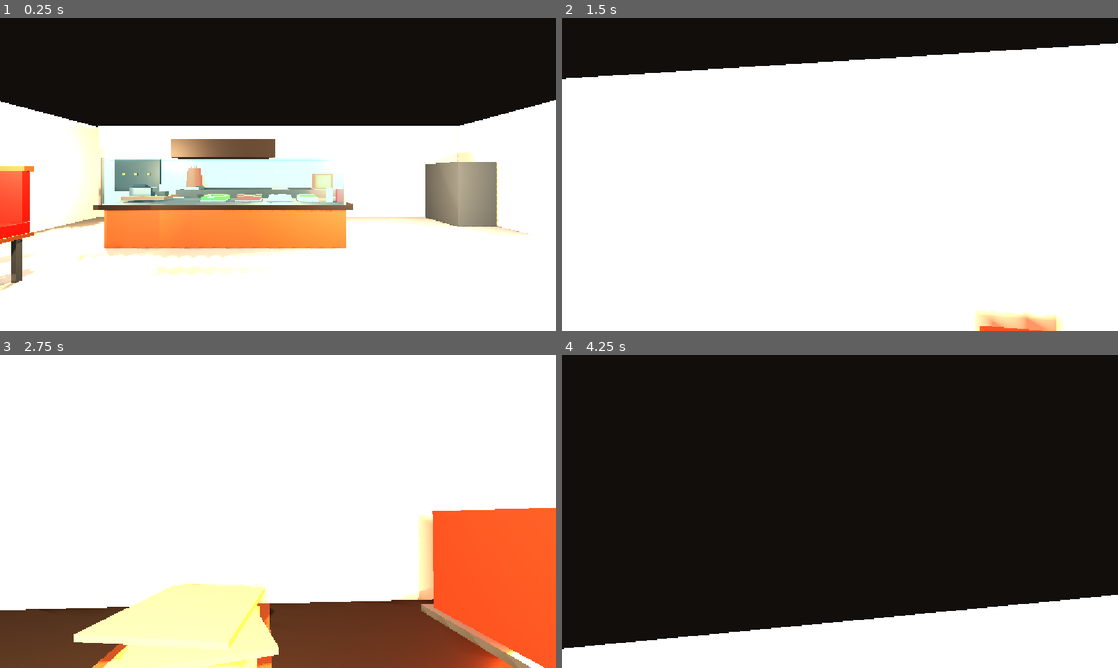
Above: before the commit, frames 1-4 (two rows, left to right).
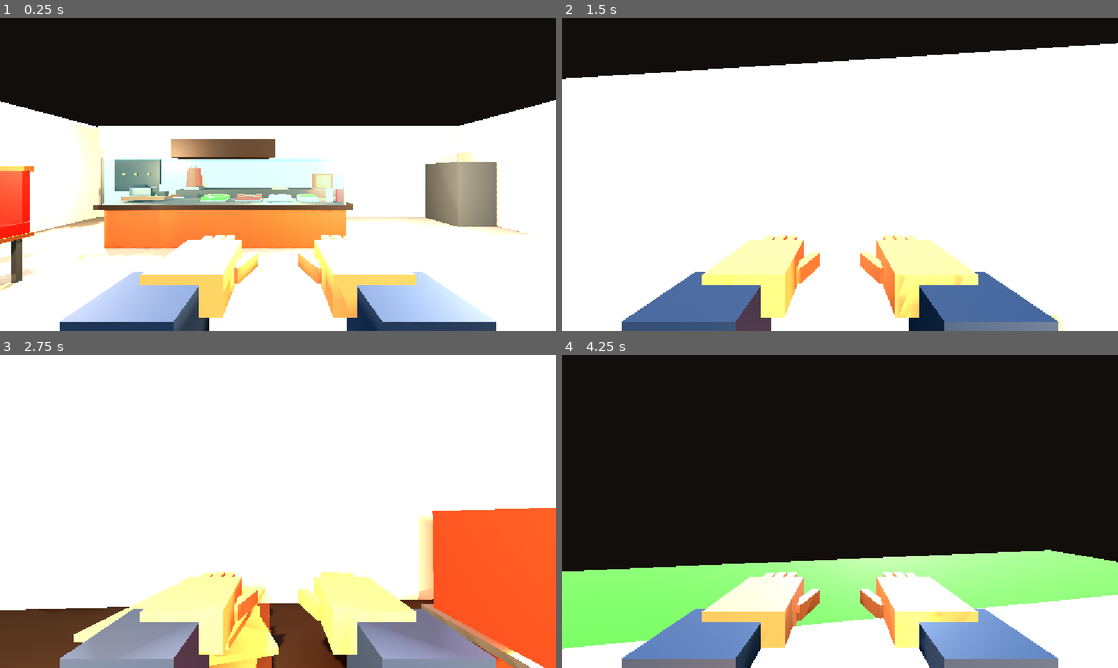
Above: after the commit, the same moments.

Repository: leon-beyleroglu/kebabcity
Game: Godot game, scene res://kebab_shop.tscn
Two runs of this game, one before a commit and one after it. Both use one fixed random seed, a clock stepped at 60 frames per second and the inputs below.
Inputs (mouse positions are in pixels of both pictures, inside the frame that each line leads up to):
- Up to frame 1 (0.25 s): no input
- Up to frame 2 (1.5 s): tap Enter at 0.5 s; move the mouse to (867, 174) at 0.52 s; hold Shift (sprint) 0.53-1.28 s; hold W (move_forward) from 0.53 s (still down); click (867, 174) at 0.67 s; tap Space (jump) at 0.77 s; move the mouse to (812, 174) at 1.27 s; tap Shift (sprint) at 1.35 s; click (812, 174) at 1.42 s
- Up to frame 3 (2.75 s): keep holding W (move_forward); tap Space (jump) at 1.52 s; move the mouse to (289, 505) at 2.02 s; hold Shift (sprint) from 2.03 s (still down); click (289, 505) at 2.17 s
- Up to frame 4 (4.25 s): keep holding W (move_forward); tap Space (jump) at 2.75, 3.02, 3.77 s; move the mouse to (834, 517) at 2.77 s; release Shift (sprint) at 2.78 s; tap Shift (sprint) at 2.85 s; click (834, 517) at 2.92 s; move the mouse to (878, 514) at 3.52 s; hold Shift (sprint) from 3.53 s (still down); click (878, 514) at 3.67 s

The runs differ from the first frame. In frame 1, 11% of the frame differs, in the area x 10-90%, y 69-100%; in frame 2, 13%; in frame 3, 12%; in frame 4, 26%, in the area x 0-100%, y 62-100%.

Commit message:
hand

Diff:
--- a/kebab_shop.tscn
+++ b/kebab_shop.tscn
@@ -114,6 +114,62 @@
 radius = 0.45
 height = 2.356006
 
+[sub_resource type="StandardMaterial3D" id="MatSleeve"]
+albedo_color = Color(0.045, 0.12, 0.22, 1)
+roughness = 0.76
+
+[sub_resource type="BoxMesh" id="HandArmMesh"]
+size = Vector3(0.24, 0.42, 0.22)
+
+[sub_resource type="StandardMaterial3D" id="MatSkin"]
+albedo_color = Color(0.72, 0.42, 0.25, 1)
+roughness = 0.72
+
+[sub_resource type="BoxMesh" id="HandPalmMesh"]
+size = Vector3(0.23, 0.12, 0.3)
+
+[sub_resource type="BoxMesh" id="HandFingerMesh"]
+size = Vector3(0.042, 0.055, 0.18)
+
+[sub_resource type="BoxMesh" id="PlayerTorsoMesh"]
+size = Vector3(0.62, 0.82, 0.34)
+
+[sub_resource type="StandardMaterial3D" id="MatRed"]
+albedo_color = Color(0.55, 0.06, 0.035, 1)
+roughness = 0.55
+
+[sub_resource type="BoxMesh" id="PlayerApronMesh"]
+size = Vector3(0.4, 0.53, 0.045)
+
+[sub_resource type="SphereMesh" id="PlayerHeadMesh"]
+radius = 0.19
+height = 0.38
+radial_segments = 16
+rings = 8
+
+[sub_resource type="StandardMaterial3D" id="MatHair"]
+albedo_color = Color(0.045, 0.025, 0.018, 1)
+roughness = 0.92
+
+[sub_resource type="SphereMesh" id="PlayerHairMesh"]
+radius = 0.195
+height = 0.18
+radial_segments = 16
+rings = 6
+
+[sub_resource type="CapsuleMesh" id="PlayerLimbMesh"]
+radius = 0.105
+height = 0.78
+radial_segments = 12
+rings = 6
+
+[sub_resource type="StandardMaterial3D" id="MatTrousers"]
+albedo_color = Color(0.06, 0.08, 0.11, 1)
+roughness = 0.8
+
+[sub_resource type="BoxMesh" id="PlayerShoeMesh"]
+size = Vector3(0.22, 0.12, 0.34)
+
 [sub_resource type="StandardMaterial3D" id="MatDark"]
 albedo_color = Color(0.12, 0.1, 0.09, 1)
 metallic = 0.25
@@ -323,9 +379,39 @@
 material = SubResource("MatMetal")
 size = Vector3(1.8280029, 1.4751419, 1)
 
-[sub_resource type="StandardMaterial3D" id="MatRed"]
-albedo_color = Color(0.55, 0.06, 0.035, 1)
-roughness = 0.55
+[sub_resource type="StandardMaterial3D" id="MatAsphalt"]
+albedo_color = Color(0.075, 0.08, 0.09, 1)
+roughness = 0.94
+
+[sub_resource type="StandardMaterial3D" id="MatConcrete"]
+albedo_color = Color(0.42, 0.43, 0.43, 1)
+roughness = 0.88
+
+[sub_resource type="StandardMaterial3D" id="MatStreetLine"]
+albedo_color = Color(0.92, 0.72, 0.18, 1)
+roughness = 0.58
+
+[sub_resource type="StandardMaterial3D" id="MatCityFacade"]
+albedo_color = Color(0.48, 0.3, 0.19, 1)
+roughness = 0.82
+
+[sub_resource type="StandardMaterial3D" id="MatCityWindow"]
+albedo_color = Color(0.06, 0.24, 0.38, 1)
+metallic = 0.25
+roughness = 0.18
+
+[sub_resource type="StandardMaterial3D" id="MatCarBlue"]
+albedo_color = Color(0.035, 0.17, 0.45, 1)
+metallic = 0.55
+roughness = 0.28
+
+[sub_resource type="StandardMaterial3D" id="MatLeaf"]
+albedo_color = Color(0.08, 0.28, 0.1, 1)
+roughness = 0.9
+
+[sub_resource type="StandardMaterial3D" id="MatGrass"]
+albedo_color = Color(0.12, 0.34, 0.09, 1)
+roughness = 0.95
 
 [node name="KebabShop" type="Node3D" unique_id=559436482]
 
@@ -561,6 +647,131 @@
 [node name="Camera3D" type="Camera3D" parent="Player" unique_id=1888410181]
 transform = Transform3D(1, 0, 0, 0, 1, 0, 0, 0, 1, 0, 0.7549808, 0)
 current = true
+
+[node name="FirstPersonHands" type="Node3D" parent="Player/Camera3D" unique_id=967626768]
+
+[node name="LinkerArm" type="MeshInstance3D" parent="Player/Camera3D/FirstPersonHands" unique_id=1617559517]
+transform = Transform3D(1, 0, 0, 0, 1, 0, 0, 0, 1, -0.34, -0.52, -0.54)
+material_override = SubResource("MatSleeve")
+mesh = SubResource("HandArmMesh")
+
+[node name="LinkeHand" type="MeshInstance3D" parent="Player/Camera3D/FirstPersonHands" unique_id=66372260]
+transform = Transform3D(1, 0, 0, 0, 1, 0, 0, 0, 1, -0.27, -0.34, -0.72)
+material_override = SubResource("MatSkin")
+mesh = SubResource("HandPalmMesh")
+
+[node name="LinkerFinger1" type="MeshInstance3D" parent="Player/Camera3D/FirstPersonHands" unique_id=1543065741]
+transform = Transform3D(1, 0, 0, 0, 1, 0, 0, 0, 1, -0.35, -0.34, -0.94)
+material_override = SubResource("MatSkin")
+mesh = SubResource("HandFingerMesh")
+
+[node name="LinkerFinger2" type="MeshInstance3D" parent="Player/Camera3D/FirstPersonHands" unique_id=2034303072]
+transform = Transform3D(1, 0, 0, 0, 1, 0, 0, 0, 1, -0.295, -0.34, -0.96)
+material_override = SubResource("MatSkin")
+mesh = SubResource("HandFingerMesh")
+
+[node name="LinkerFinger3" type="MeshInstance3D" parent="Player/Camera3D/FirstPersonHands" unique_id=1770769281]
+transform = Transform3D(1, 0, 0, 0, 1, 0, 0, 0, 1, -0.24, -0.34, -0.96)
+material_override = SubResource("MatSkin")
+mesh = SubResource("HandFingerMesh")
+
+[node name="LinkerDaumen" type="MeshInstance3D" parent="Player/Camera3D/FirstPersonHands" unique_id=537093791]
+transform = Transform3D(0.82, 0, -0.32, 0, 1, 0, 0.32, 0, 0.82, -0.13, -0.36, -0.8)
+material_override = SubResource("MatSkin")
+mesh = SubResource("HandFingerMesh")
+
+[node name="RechterArm" type="MeshInstance3D" parent="Player/Camera3D/FirstPersonHands" unique_id=1717171952]
+transform = Transform3D(1, 0, 0, 0, 1, 0, 0, 0, 1, 0.34, -0.52, -0.54)
+material_override = SubResource("MatSleeve")
+mesh = SubResource("HandArmMesh")
+
+[node name="RechteHand" type="MeshInstance3D" parent="Player/Camera3D/FirstPersonHands" unique_id=987742488]
+transform = Transform3D(1, 0, 0, 0, 1, 0, 0, 0, 1, 0.27, -0.34, -0.72)
+material_override = SubResource("MatSkin")
+mesh = SubResource("HandPalmMesh")
+
+[node name="RechterFinger1" type="MeshInstance3D" parent="Player/Camera3D/FirstPersonHands" unique_id=1325339309]
+transform = Transform3D(1, 0, 0, 0, 1, 0, 0, 0, 1, 0.35, -0.34, -0.94)
+material_override = SubResource("MatSkin")
+mesh = SubResource("HandFingerMesh")
+
+[node name="RechterFinger2" type="MeshInstance3D" parent="Player/Camera3D/FirstPersonHands" unique_id=1685717400]
+transform = Transform3D(1, 0, 0, 0, 1, 0, 0, 0, 1, 0.295, -0.34, -0.96)
+material_override = SubResource("MatSkin")
+mesh = SubResource("HandFingerMesh")
+
+[node name="RechterFinger3" type="MeshInstance3D" parent="Player/Camera3D/FirstPersonHands" unique_id=1528437063]
+transform = Transform3D(1, 0, 0, 0, 1, 0, 0, 0, 1, 0.24, -0.34, -0.96)
+material_override = SubResource("MatSkin")
+mesh = SubResource("HandFingerMesh")
+
+[node name="RechterDaumen" type="MeshInstance3D" parent="Player/Camera3D/FirstPersonHands" unique_id=900369773]
+transform = Transform3D(0.82, 0, 0.32, 0, 1, 0, -0.32, 0, 0.82, 0.13, -0.36, -0.8)
+material_override = SubResource("MatSkin")
+mesh = SubResource("HandFingerMesh")
+
+[node name="EigenesAvatarModell" type="Node3D" parent="Player" unique_id=10809920]
+visible = false
+
+[node name="Koerper" type="MeshInstance3D" parent="Player/EigenesAvatarModell" unique_id=740175213]
+transform = Transform3D(1, 0, 0, 0, 1, 0, 0, 0, 1, 0, -0.1, 0)
+material_override = SubResource("MatSleeve")
+mesh = SubResource("PlayerTorsoMesh")
+
+[node name="Schuerze" type="MeshInstance3D" parent="Player/EigenesAvatarModell" unique_id=1882910461]
+transform = Transform3D(1, 0, 0, 0, 1, 0, 0, 0, 1, 0, -0.2, -0.195)
+material_override = SubResource("MatRed")
+mesh = SubResource("PlayerApronMesh")
+
+[node name="Kopf" type="MeshInstance3D" parent="Player/EigenesAvatarModell" unique_id=99262893]
+transform = Transform3D(1, 0, 0, 0, 1, 0, 0, 0, 1, 0, 0.54, 0)
+material_override = SubResource("MatSkin")
+mesh = SubResource("PlayerHeadMesh")
+
+[node name="Haare" type="MeshInstance3D" parent="Player/EigenesAvatarModell" unique_id=316751109]
+transform = Transform3D(1, 0, 0, 0, 1, 0, 0, 0, 1, 0, 0.69, 0.01)
+material_override = SubResource("MatHair")
+mesh = SubResource("PlayerHairMesh")
+
+[node name="ArmLinks" type="MeshInstance3D" parent="Player/EigenesAvatarModell" unique_id=796374257]
+transform = Transform3D(1, 0, 0, 0, 1, 0, 0, 0, 1, -0.39, -0.16, 0)
+material_override = SubResource("MatSleeve")
+mesh = SubResource("PlayerLimbMesh")
+
+[node name="ArmRechts" type="MeshInstance3D" parent="Player/EigenesAvatarModell" unique_id=1326822488]
+transform = Transform3D(1, 0, 0, 0, 1, 0, 0, 0, 1, 0.39, -0.16, 0)
+material_override = SubResource("MatSleeve")
+mesh = SubResource("PlayerLimbMesh")
+
+[node name="HandLinks" type="MeshInstance3D" parent="Player/EigenesAvatarModell" unique_id=245124442]
+transform = Transform3D(0.13, 0, 0, 0, 0.13, 0, 0, 0, 0.13, -0.39, -0.61, 0)
+material_override = SubResource("MatSkin")
+mesh = SubResource("BoxSmall")
+
+[node name="HandRechts" type="MeshInstance3D" parent="Player/EigenesAvatarModell" unique_id=577726151]
+transform = Transform3D(0.13, 0, 0, 0, 0.13, 0, 0, 0, 0.13, 0.39, -0.61, 0)
+material_override = SubResource("MatSkin")
+mesh = SubResource("BoxSmall")
+
+[node name="BeinLinks" type="MeshInstance3D" parent="Player/EigenesAvatarModell" unique_id=1434452334]
+transform = Transform3D(1, 0, 0, 0, 1, 0, 0, 0, 1, -0.17, -0.78, 0)
+material_override = SubResource("MatTrousers")
+mesh = SubResource("PlayerLimbMesh")
+
+[node name="BeinRechts" type="MeshInstance3D" parent="Player/EigenesAvatarModell" unique_id=1693871617]
+transform = Transform3D(1, 0, 0, 0, 1, 0, 0, 0, 1, 0.17, -0.78, 0)
+material_override = SubResource("MatTrousers")
+mesh = SubResource("PlayerLimbMesh")
+
+[node name="SchuhLinks" type="MeshInstance3D" parent="Player/EigenesAvatarModell" unique_id=1864711310]
+transform = Transform3D(1, 0, 0, 0, 1, 0, 0, 0, 1, -0.17, -1.22, -0.06)
+material_override = SubResource("MatHair")
+mesh = SubResource("PlayerShoeMesh")
+
+[node name="SchuhRechts" type="MeshInstance3D" parent="Player/EigenesAvatarModell" unique_id=1356821801]
+transform = Transform3D(1, 0, 0, 0, 1, 0, 0, 0, 1, 0.17, -1.22, -0.06)
+material_override = SubResource("MatHair")
+mesh = SubResource("PlayerShoeMesh")
 
 [node name="DecorativeMenuBoard" type="MeshInstance3D" parent="." unique_id=1271968411]
 transform = Transform3D(2.2, 0, 0, 0, 1.3, 0, 0, 0, 0.12, -6.8, 2.1521258, -5.72)
@@ -1212,3 +1423,281 @@
 transform = Transform3D(0.09, 0, 0, 0, 0.75, 0, 0, 0, 0.09, 0.34000015, 0.2905383, -9.515219)
 material_override = SubResource("MatMetal")
 mesh = SubResource("BoxSmall")
+
+[node name="StadtAussenbereich" type="Node3D" parent="." unique_id=1873372650]
+
+[node name="Strasse" type="MeshInstance3D" parent="StadtAussenbereich" unique_id=1408603355]
+transform = Transform3D(9, 0, 0, 0, 0.1, 0, 0, 0, 7, 0, 0.12, 14.5)
+material_override = SubResource("MatAsphalt")
+mesh = SubResource("BoxSmall")
+
+[node name="GehwegVorLaden" type="MeshInstance3D" parent="StadtAussenbereich" unique_id=809292951]
+transform = Transform3D(9, 0, 0, 0, 0.13, 0, 0, 0, 1.45, 0, 0.15, 8.3)
+material_override = SubResource("MatConcrete")
+mesh = SubResource("BoxSmall")
+
+[node name="GehwegGegenueber" type="MeshInstance3D" parent="StadtAussenbereich" unique_id=904643796]
+transform = Transform3D(9, 0, 0, 0, 0.13, 0, 0, 0, 1.15, 0, 0.15, 20.35)
+material_override = SubResource("MatConcrete")
+mesh = SubResource("BoxSmall")
+
+[node name="BordsteinVorLaden" type="MeshInstance3D" parent="StadtAussenbereich" unique_id=1011244611]
+transform = Transform3D(9, 0, 0, 0, 0.18, 0, 0, 0, 0.12, 0, 0.23, 9.55)
+material_override = SubResource("MatConcrete")
+mesh = SubResource("BoxSmall")
+
+[node name="Mittellinie1" type="MeshInstance3D" parent="StadtAussenbereich" unique_id=676396700]
+transform = Transform3D(0.16, 0, 0, 0, 0.025, 0, 0, 0, 1.15, -4.5, 0.23, 14.5)
+material_override = SubResource("MatStreetLine")
+mesh = SubResource("BoxSmall")
+
+[node name="Mittellinie2" type="MeshInstance3D" parent="StadtAussenbereich" unique_id=562927690]
+transform = Transform3D(0.16, 0, 0, 0, 0.025, 0, 0, 0, 1.15, 0, 0.23, 14.5)
+material_override = SubResource("MatStreetLine")
+mesh = SubResource("BoxSmall")
+
+[node name="Mittellinie3" type="MeshInstance3D" parent="StadtAussenbereich" unique_id=681711119]
+transform = Transform3D(0.16, 0, 0, 0, 0.025, 0, 0, 0, 1.15, 4.5, 0.23, 14.5)
+material_override = SubResource("MatStreetLine")
+mesh = SubResource("BoxSmall")
+
+[node name="GebaeudeLinks" type="StaticBody3D" parent="StadtAussenbereich" unique_id=1443447185]
+transform = Transform3D(1, 0, 0, 0, 1, 0, 0, 0, 1, -4.45, 2.5, 20.75)
+
+[node name="Fassade" type="MeshInstance3D" parent="StadtAussenbereich/GebaeudeLinks" unique_id=361695415]
+transform = Transform3D(3.55, 0, 0, 0, 6, 0, 0, 0, 2.2, 0, 0, 0)
+material_override = SubResource("MatCityFacade")
+mesh = SubResource("BoxSmall")
+
+[node name="CollisionShape3D" type="CollisionShape3D" parent="StadtAussenbereich/GebaeudeLinks" unique_id=375788914]
+transform = Transform3D(3.55, 0, 0, 0, 6, 0, 0, 0, 2.2, 0, 0, 0)
+shape = SubResource("ShapeSmall")
+
+[node name="Fenster1" type="MeshInstance3D" parent="StadtAussenbereich/GebaeudeLinks" unique_id=1330049019]
+transform = Transform3D(0.78, 0, 0, 0, 0.72, 0, 0, 0, 0.03, -1.7, 0.65, -2.15)
+material_override = SubResource("MatCityWindow")
+mesh = SubResource("BoxSmall")
+
+[node name="Fenster2" type="MeshInstance3D" parent="StadtAussenbereich/GebaeudeLinks" unique_id=1066412618]
+transform = Transform3D(0.78, 0, 0, 0, 0.72, 0, 0, 0, 0.03, 0, 0.65, -2.15)
+material_override = SubResource("MatCityWindow")
+mesh = SubResource("BoxSmall")
+
+[node name="Fenster3" type="MeshInstance3D" parent="StadtAussenbereich/GebaeudeLinks" unique_id=257884789]
+transform = Transform3D(0.78, 0, 0, 0, 0.72, 0, 0, 0, 0.03, 1.7, 0.65, -2.15)
+material_override = SubResource("MatCityWindow")
+mesh = SubResource("BoxSmall")
+
+[node name="Schild" type="MeshInstance3D" parent="StadtAussenbereich/GebaeudeLinks" unique_id=1752262742]
+transform = Transform3D(2.4, 0, 0, 0, 0.36, 0, 0, 0, 0.045, 0, 2.15, -2.27)
+material_override = SubResource("MatSign")
+mesh = SubResource("BoxSmall")
+
+[node name="Dach" type="MeshInstance3D" parent="StadtAussenbereich/GebaeudeLinks" unique_id=965350767]
+transform = Transform3D(3.9, 0, 0, 0, 0.28, 0, 0, 0, 2.6, 0, 2.58, 0)
+material_override = SubResource("MatDark")
+mesh = SubResource("BoxSmall")
+
+[node name="Eingang" type="MeshInstance3D" parent="StadtAussenbereich/GebaeudeLinks" unique_id=612580782]
+transform = Transform3D(0.72, 0, 0, 0, 1.7, 0, 0, 0, 0.035, 0, -1.02, -2.23)
+material_override = SubResource("MatDark")
+mesh = SubResource("BoxSmall")
+
+[node name="Seitenfenster" type="MeshInstance3D" parent="StadtAussenbereich/GebaeudeLinks" unique_id=357907749]
+transform = Transform3D(0.035, 0, 0, 0, 0.72, 0, 0, 0, 0.78, -3.58, 0.7, 0)
+material_override = SubResource("MatCityWindow")
+mesh = SubResource("BoxSmall")
+
+[node name="GebaeudeRechts" type="StaticBody3D" parent="StadtAussenbereich" unique_id=366005851]
+transform = Transform3D(1, 0, 0, 0, 1, 0, 0, 0, 1, 4.45, 2.5, 20.75)
+
+[node name="Fassade" type="MeshInstance3D" parent="StadtAussenbereich/GebaeudeRechts" unique_id=1061414673]
+transform = Transform3D(3.55, 0, 0, 0, 6, 0, 0, 0, 2.2, 0, 0, 0)
+material_override = SubResource("MatCityFacade")
+mesh = SubResource("BoxSmall")
+
+[node name="CollisionShape3D" type="CollisionShape3D" parent="StadtAussenbereich/GebaeudeRechts" unique_id=1250316807]
+transform = Transform3D(3.55, 0, 0, 0, 6, 0, 0, 0, 2.2, 0, 0, 0)
+shape = SubResource("ShapeSmall")
+
+[node name="Fenster1" type="MeshInstance3D" parent="StadtAussenbereich/GebaeudeRechts" unique_id=1892528794]
+transform = Transform3D(0.78, 0, 0, 0, 0.72, 0, 0, 0, 0.03, -1.7, 0.65, -2.15)
+material_override = SubResource("MatCityWindow")
+mesh = SubResource("BoxSmall")
+
+[node name="Fenster2" type="MeshInstance3D" parent="StadtAussenbereich/GebaeudeRechts" unique_id=1901698631]
+transform = Transform3D(0.78, 0, 0, 0, 0.72, 0, 0, 0, 0.03, 0, 0.65, -2.15)
+material_override = SubResource("MatCityWindow")
+mesh = SubResource("BoxSmall")
+
+[node name="Fenster3" type="MeshInstance3D" parent="StadtAussenbereich/GebaeudeRechts" unique_id=2042489461]
+transform = Transform3D(0.78, 0, 0, 0, 0.72, 0, 0, 0, 0.03, 1.7, 0.65, -2.15)
+material_override = SubResource("MatCityWindow")
+mesh = SubResource("BoxSmall")
+
+[node name="Dach" type="MeshInstance3D" parent="StadtAussenbereich/GebaeudeRechts" unique_id=1551997813]
+transform = Transform3D(3.9, 0, 0, 0, 0.28, 0, 0, 0, 2.6, 0, 2.58, 0)
+material_override = SubResource("MatDark")
+mesh = SubResource("BoxSmall")
+
+[node name="Eingang" type="MeshInstance3D" parent="StadtAussenbereich/GebaeudeRechts" unique_id=346237284]
+transform = Transform3D(0.72, 0, 0, 0, 1.7, 0, 0, 0, 0.035, 0, -1.02, -2.23)
+material_override = SubResource("MatDark")
+mesh = SubResource("BoxSmall")
+
+[node name="Seitenfenster" type="MeshInstance3D" parent="StadtAussenbereich/GebaeudeRechts" unique_id=100773392]
+transform = Transform3D(0.035, 0, 0, 0, 0.72, 0, 0, 0, 0.78, 3.58, 0.7, 0)
+material_override = SubResource("MatCityWindow")
+mesh = SubResource("BoxSmall")
+
+[node name="LaterneLinks" type="Node3D" parent="StadtAussenbereich" unique_id=387675688]
+transform = Transform3D(1, 0, 0, 0, 1, 0, 0, 0, 1, -7.4, 0, 10.2)
+
+[node name="Mast" type="MeshInstance3D" parent="StadtAussenbereich/LaterneLinks" unique_id=52420543]
+transform = Transform3D(0.1, 0, 0, 0, 1.65, 0, 0, 0, 0.1, 0, 1.98, 0)
+mesh = SubResource("Cylinder")
+
+[node name="Lampe" type="MeshInstance3D" parent="StadtAussenbereich/LaterneLinks" unique_id=1659000833]
+transform = Transform3D(0.28, 0, 0, 0, 0.12, 0, 0, 0, 0.28, 0, 3.9, 0)
+material_override = SubResource("MatYellow")
+mesh = SubResource("BoxSmall")
+
+[node name="Licht" type="OmniLight3D" parent="StadtAussenbereich/LaterneLinks" unique_id=450568079]
+transform = Transform3D(1, 0, 0, 0, 1, 0, 0, 0, 1, 0, 3.72, 0)
+light_color = Color(1, 0.68, 0.28, 1)
+light_energy = 2.2
+omni_range = 6.0
+
+[node name="LaterneRechts" type="Node3D" parent="StadtAussenbereich" unique_id=491446931]
+transform = Transform3D(1, 0, 0, 0, 1, 0, 0, 0, 1, 7.4, 0, 18.7)
+
+[node name="Mast" type="MeshInstance3D" parent="StadtAussenbereich/LaterneRechts" unique_id=1379086944]
+transform = Transform3D(0.1, 0, 0, 0, 1.65, 0, 0, 0, 0.1, 0, 1.98, 0)
+mesh = SubResource("Cylinder")
+
+[node name="Lampe" type="MeshInstance3D" parent="StadtAussenbereich/LaterneRechts" unique_id=825885741]
+transform = Transform3D(0.28, 0, 0, 0, 0.12, 0, 0, 0, 0.28, 0, 3.9, 0)
+material_override = SubResource("MatYellow")
+mesh = SubResource("BoxSmall")
+
+[node name="Licht" type="OmniLight3D" parent="StadtAussenbereich/LaterneRechts" unique_id=1242643690]
+transform = Transform3D(1, 0, 0, 0, 1, 0, 0, 0, 1, 0, 3.72, 0)
+light_color = Color(1, 0.68, 0.28, 1)
+light_energy = 2.2
+omni_range = 6.0
+
+[node name="ParkendesAuto" type="StaticBody3D" parent="StadtAussenbereich" unique_id=1334721801]
+transform = Transform3D(1, 0, 0, 0, 1, 0, 0, 0, 1, 4.2, 0.65, 13.2)
+
+[node name="Karosserie" type="MeshInstance3D" parent="StadtAussenbereich/ParkendesAuto" unique_id=779535383]
+transform = Transform3D(1.25, 0, 0, 0, 0.55, 0, 0, 0, 0.7, 0, 0, 0)
+material_override = SubResource("MatCarBlue")
+mesh = SubResource("BoxSmall")
+
+[node name="Dach" type="MeshInstance3D" parent="StadtAussenbereich/ParkendesAuto" unique_id=2082320404]
+transform = Transform3D(0.7, 0, 0, 0, 0.35, 0, 0, 0, 0.58, -0.12, 0.53, 0)
+material_override = SubResource("MatCityWindow")
+mesh = SubResource("BoxSmall")
+
+[node name="CollisionShape3D" type="CollisionShape3D" parent="StadtAussenbereich/ParkendesAuto" unique_id=733149637]
+transform = Transform3D(1.25, 0, 0, 0, 0.55, 0, 0, 0, 0.7, 0, 0, 0)
+shape = SubResource("ShapeSmall")
+
+[node name="Pflanzkuebel" type="MeshInstance3D" parent="StadtAussenbereich" unique_id=1279985182]
+transform = Transform3D(0.48, 0, 0, 0, 0.34, 0, 0, 0, 0.48, -6.25, 0.42, 8.25)
+material_override = SubResource("MatConcrete")
+mesh = SubResource("BoxSmall")
+
+[node name="Baumkrone" type="MeshInstance3D" parent="StadtAussenbereich" unique_id=631003719]
+transform = Transform3D(0.85, 0, 0, 0, 0.8, 0, 0, 0, 0.85, -6.25, 1.1, 8.25)
+material_override = SubResource("MatLeaf")
+mesh = SubResource("BoxSmall")
+
+[node name="Muelltonne" type="MeshInstance3D" parent="StadtAussenbereich" unique_id=284616469]
+transform = Transform3D(0.28, 0, 0, 0, 0.55, 0, 0, 0, 0.28, 6.1, 0.55, 8.25)
+material_override = SubResource("MatDark")
+mesh = SubResource("BoxSmall")
+
+[node name="Avatar" type="StaticBody3D" parent="StadtAussenbereich" unique_id=662953966]
+transform = Transform3D(1, 0, 0, 0, 1, 0, 0, 0, 1, -2.3, 0.08, 9.1)
+
+[node name="Torso" type="MeshInstance3D" parent="StadtAussenbereich/Avatar" unique_id=335827748]
+transform = Transform3D(0.46, 0, 0, 0, 0.65, 0, 0, 0, 0.27, 0, 1.33, 0)
+material_override = SubResource("MatSleeve")
+mesh = SubResource("BoxSmall")
+
+[node name="Kopf" type="MeshInstance3D" parent="StadtAussenbereich/Avatar" unique_id=631435322]
+transform = Transform3D(0.3, 0, 0, 0, 0.28, 0, 0, 0, 0.3, 0, 2.15, 0)
+material_override = SubResource("MatSkin")
+mesh = SubResource("BoxSmall")
+
+[node name="Haare" type="MeshInstance3D" parent="StadtAussenbereich/Avatar" unique_id=1332761459]
+transform = Transform3D(0.32, 0, 0, 0, 0.07, 0, 0, 0, 0.32, 0, 2.59, 0)
+material_override = SubResource("MatHair")
+mesh = SubResource("BoxSmall")
+
+[node name="AugeLinks" type="MeshInstance3D" parent="StadtAussenbereich/Avatar" unique_id=825493662]
+transform = Transform3D(0.055, 0, 0, 0, 0.055, 0, 0, 0, 0.025, -0.1, 2.2, -0.31)
+material_override = SubResource("MatDark")
+mesh = SubResource("BoxSmall")
+
+[node name="AugeRechts" type="MeshInstance3D" parent="StadtAussenbereich/Avatar" unique_id=1707123303]
+transform = Transform3D(0.055, 0, 0, 0, 0.055, 0, 0, 0, 0.025, 0.1, 2.2, -0.31)
+material_override = SubResource("MatDark")
+mesh = SubResource("BoxSmall")
+
+[node name="ArmLinks" type="MeshInstance3D" parent="StadtAussenbereich/Avatar" unique_id=789722353]
+transform = Transform3D(0.12, 0, 0, 0, 0.58, 0, 0, 0, 0.12, -0.52, 1.33, 0)
+material_override = SubResource("MatSleeve")
+mesh = SubResource("BoxSmall")
+
+[node name="ArmRechts" type="MeshInstance3D" parent="StadtAussenbereich/Avatar" unique_id=1351476392]
+transform = Transform3D(0.12, 0, 0, 0, 0.58, 0, 0, 0, 0.12, 0.52, 1.33, 0)
+material_override = SubResource("MatSleeve")
+mesh = SubResource("BoxSmall")
+
+[node name="HandLinks" type="MeshInstance3D" parent="StadtAussenbereich/Avatar" unique_id=1751375443]
+transform = Transform3D(0.14, 0, 0, 0, 0.14, 0, 0, 0, 0.14, -0.52, 0.83, 0)
+material_override = SubResource("MatSkin")
+mesh = SubResource("BoxSmall")
+
+[node name="HandRechts" type="MeshInstance3D" parent="StadtAussenbereich/Avatar" unique_id=999054951]
+transform = Transform3D(0.14, 0, 0, 0, 0.14, 0, 0, 0, 0.14, 0.52, 0.83, 0)
+material_override = SubResource("MatSkin")
+mesh = SubResource("BoxSmall")
+
+[node name="BeinLinks" type="MeshInstance3D" parent="StadtAussenbereich/Avatar" unique_id=640096017]
+transform = Transform3D(0.17, 0, 0, 0, 0.55, 0, 0, 0, 0.17, -0.22, 0.42, 0)
+material_override = SubResource("MatTrousers")
+mesh = SubResource("BoxSmall")
+
+[node name="BeinRechts" type="MeshInstance3D" parent="StadtAussenbereich/Avatar" unique_id=1238363771]
+transform = Transform3D(0.17, 0, 0, 0, 0.55, 0, 0, 0, 0.17, 0.22, 0.42, 0)
+material_override = SubResource("MatTrousers")
+mesh = SubResource("BoxSmall")
+
+[node name="SchuhLinks" type="MeshInstance3D" parent="StadtAussenbereich/Avatar" unique_id=1743899778]
+transform = Transform3D(0.2, 0, 0, 0, 0.1, 0, 0, 0, 0.3, -0.22, 0.08, -0.08)
+material_override = SubResource("MatHair")
+mesh = SubResource("BoxSmall")
+
+[node name="SchuhRechts" type="MeshInstance3D" parent="StadtAussenbereich/Avatar" unique_id=1316054125]
+transform = Transform3D(0.2, 0, 0, 0, 0.1, 0, 0, 0, 0.3, 0.22, 0.08, -0.08)
+material_override = SubResource("MatHair")
+mesh = SubResource("BoxSmall")
+
+[node name="CollisionShape3D" type="CollisionShape3D" parent="StadtAussenbereich/Avatar" unique_id=1097021388]
+transform = Transform3D(0.5, 0, 0, 0, 1.55, 0, 0, 0, 0.36, 0, 1.16, 0)
+shape = SubResource("ShapeSmall")
+
+[node name="GrasUmgebung" type="StaticBody3D" parent="." unique_id=776127876]
+transform = Transform3D(1, 0, 0, 0, 1, 0, 0, 0, 1, 0, -0.13, 5)
+
+[node name="Grasebene" type="MeshInstance3D" parent="GrasUmgebung" unique_id=966920196]
+transform = Transform3D(60, 0, 0, 0, 0.1, 0, 0, 0, 60, 0, 0, 0)
+material_override = SubResource("MatGrass")
+mesh = SubResource("BoxSmall")
+
+[node name="CollisionShape3D" type="CollisionShape3D" parent="GrasUmgebung" unique_id=1498455853]
+transform = Transform3D(60, 0, 0, 0, 0.1, 0, 0, 0, 60, 0, 0, 0)
+shape = SubResource("ShapeSmall")
--- a/player.gd
+++ b/player.gd
@@ -9,9 +9,13 @@
 
 var gravity: float = ProjectSettings.get_setting("physics/3d/default_gravity")
 
+const FIRST_PERSON_POSITION := Vector3(0.0, 0.7549808, 0.0)
+
 func _ready() -> void:
 	Engine.max_fps = 60
 	Input.set_mouse_mode(Input.MOUSE_MODE_CAPTURED)
+	camera.position = FIRST_PERSON_POSITION
+	camera.rotation = Vector3.ZERO
 
 
 func _unhandled_input(event: InputEvent) -> void:
@@ -22,11 +26,7 @@
 
 			camera.rotate_x(-event.relative.y * mouse_sensitivity)
 
-			camera.rotation.x = clamp(
-				camera.rotation.x,
-				deg_to_rad(-89),
-				deg_to_rad(89)
-			)
+			camera.rotation.x = clamp(camera.rotation.x, deg_to_rad(-85), deg_to_rad(85))
 
 	if event.is_action_pressed("ui_cancel"):
 		Input.set_mouse_mode(Input.MOUSE_MODE_VISIBLE)
